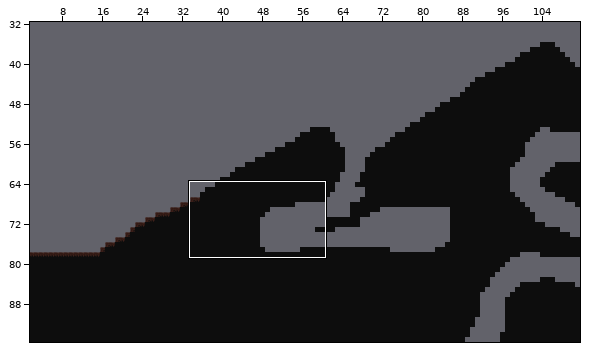
A Tiled map gets an edit: maps/mountain.tmx. Above: a wide view before the commit, with the close-up outlined.
Close-up. Old version:
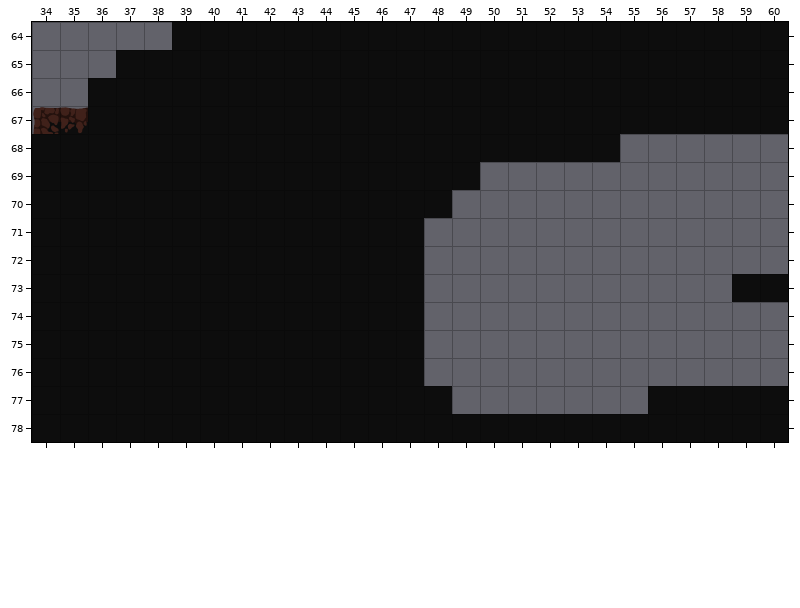
Cells are 64x64 px. Shown: x 34..60, y 64..78. The commit also changed other parts of the map, which this record leaves out.
After:
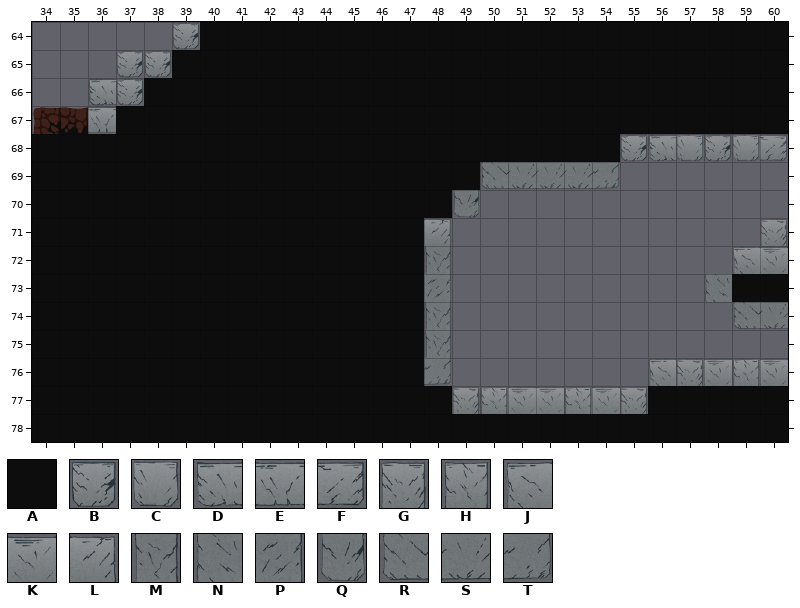
Key: from "rocks": A 10; from "stone-blocks": B 0, C 1, D 2, E 3, F 4, G 5, H 6, J 7, K 8, L 9, M 11, N 12, P 14, Q 16, R 17, S 18, T 19.
_ is an empty cell, . an unchanged one.
The exact change:
--- layer "background tiles"
@@ x 36..36 @@
-66 _
+66 B
--- layer "solid tiles"
@@ x 36..60 @@
-64 ...A.....................
-65 .AA......................
-66 AA.......................
-67 A........................
-68 ...................______
-69 .............._____......
-70 ............._...........
-71 ............_..........._
-72 ............_..........__
-73 ............_........._..
-74 ............_..........__
-75 ............_............
-76 ............_......._____
-77 ............._______.....
+64 ...B.....................
+65 .BB......................
+66 DB.......................
+67 E........................
+68 ...................BDCBCF
+69 ..............RSSST......
+70 .............Q...........
+71 ............L...........G
+72 ............M..........JK
+73 ............P.........N..
+74 ............M..........RS
+75 ............M............
+76 ............T.......JGKHK
+77 .............GHKKHKG.....
Pixel boxes of the changes (left, top, right, bottom) in both close-ups:
changed: (88, 22, 200, 134)
added: (424, 135, 788, 414)
